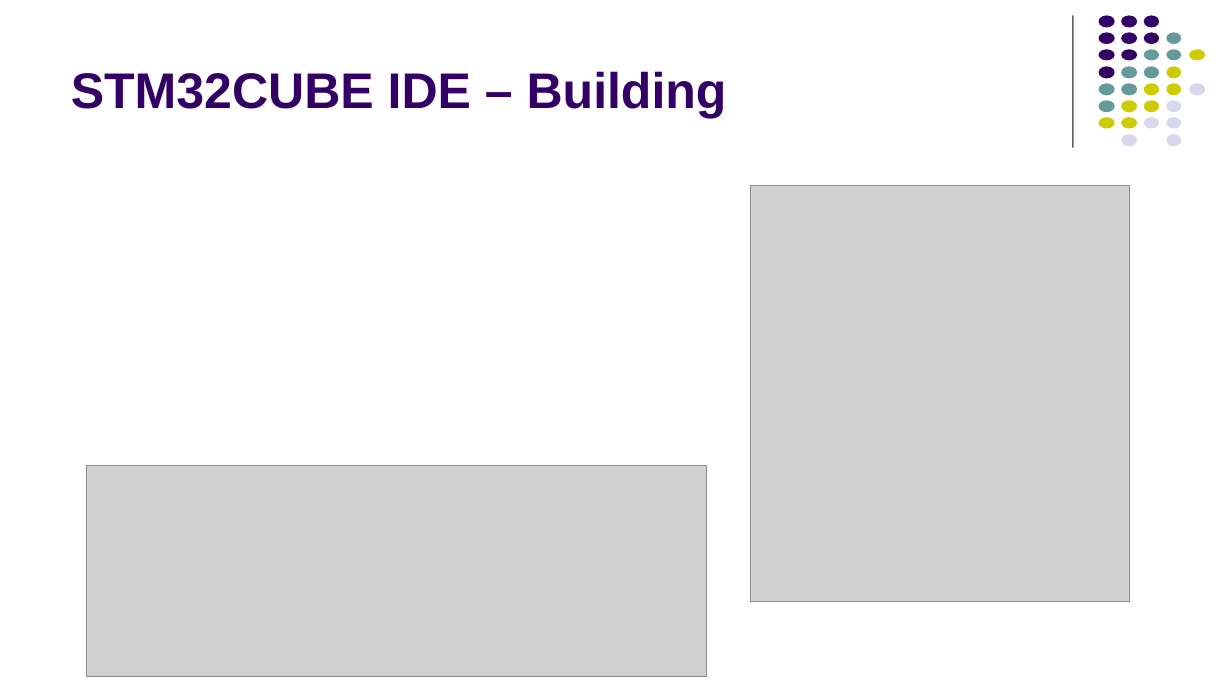
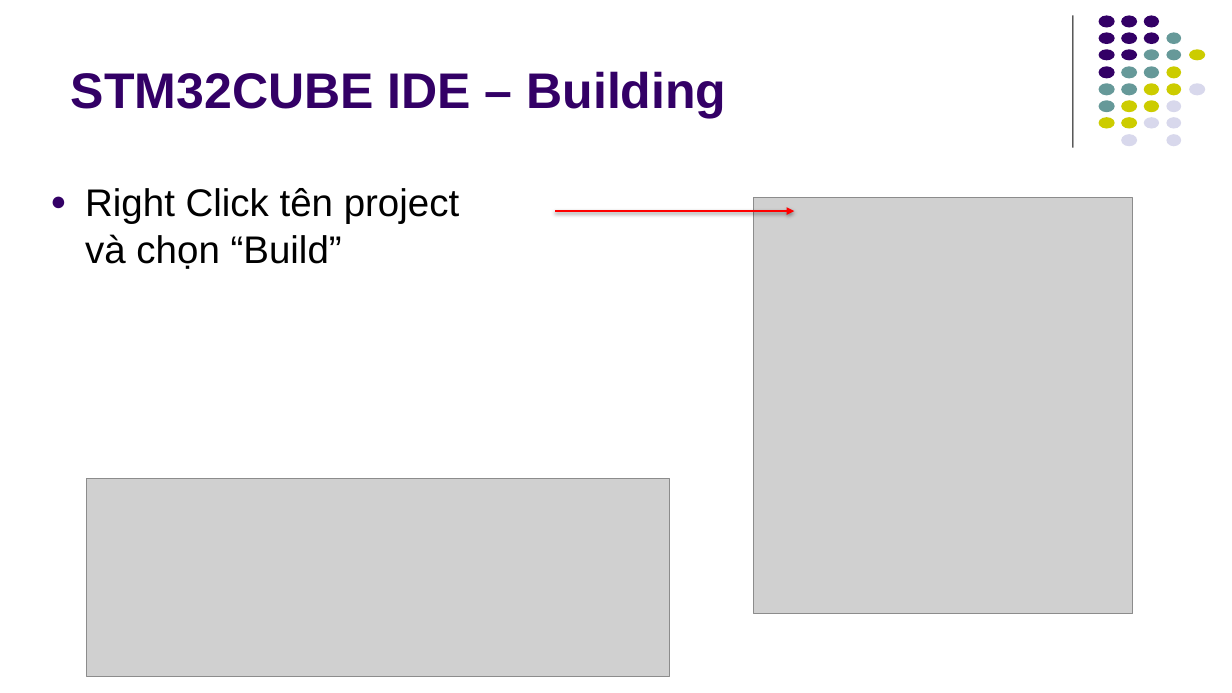
Before and after one commit to kmtekvn/hitech_stm32_basic, a slide deck: slide 20 of 04. Slides/02. STM32 & CubeIDE/Development Guide STM32.pptx (slide 15 before the commit). Drawn at 1232x693 pixels with LibreOffice and Linux fonts; fonts in the diff are those of the drawing; grey boxes stand for pictures. Boxes give left, top, right and bottom in pixels: in the first picture for what was removed or moved away, otherwise in the second. Text is boxed around its words. In the diff, an @@ line names an element or a change of style, - is before the commit and + after.

```diff
--- a/04. Slides/02. STM32 & CubeIDE/Development Guide STM32.pptx
+++ b/04. Slides/02. STM32 & CubeIDE/Development Guide STM32.pptx
@@ text added at [85, 188, 459, 269], 30 pt, text #000000 @@
+● Right Click tên project và chọn “Build”
@@ picture: place and size @@
-picture at [750, 186, 1129, 602]
+picture at [754, 198, 1133, 614]
@@ arrow added from (555, 211) to (795, 211), #FF0000 2 pt @@
@@ picture: place and size @@
-picture at [86, 466, 706, 677]
+picture at [86, 479, 669, 677]
```
Also in this commit, not shown: 13 other slides changed, 9 slides added, 1 slide removed, 7 other files.
